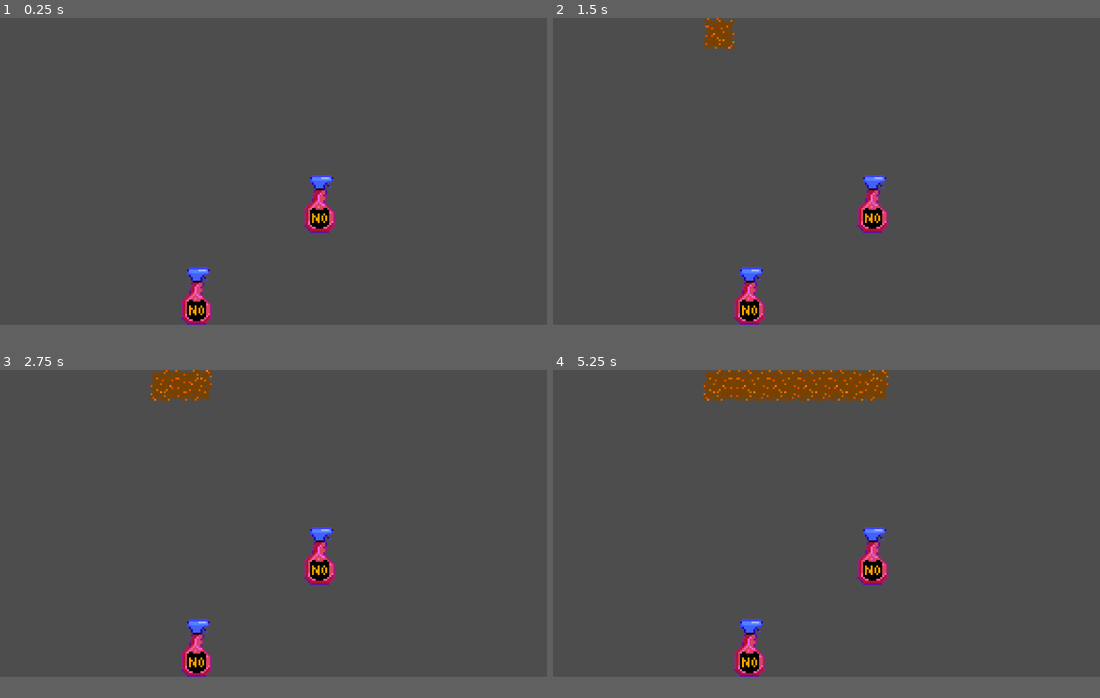
Above: before the commit, frames 1-4 (two rows, left to right).
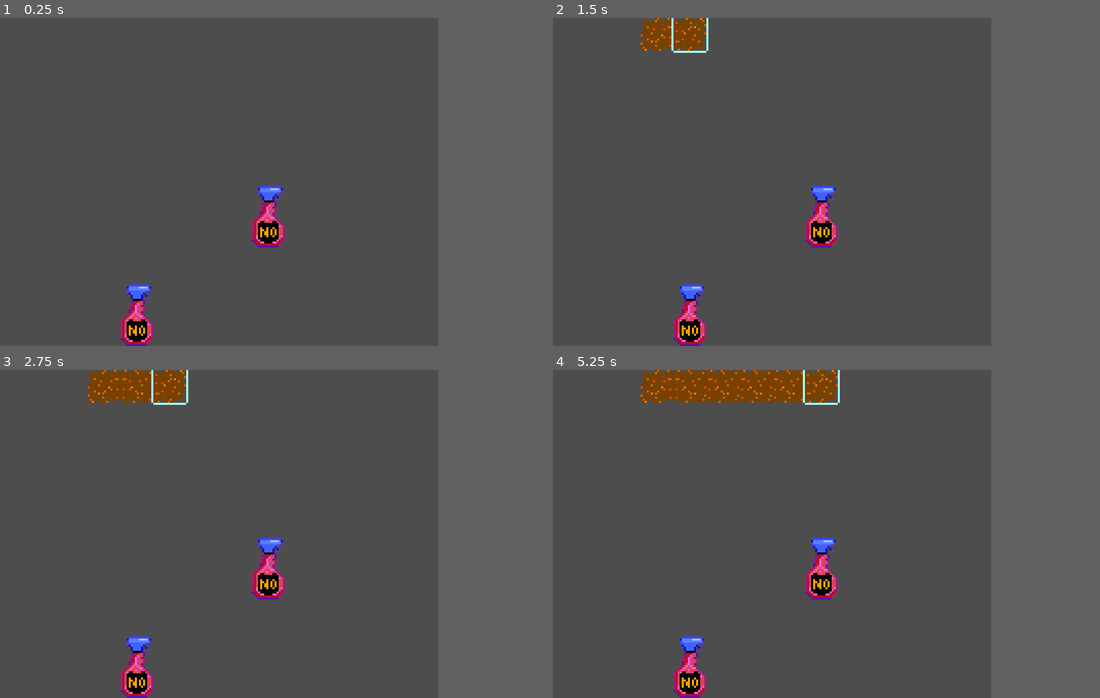
Above: after the commit, the same moments.

Repository: pmaitland/GGJ2026
Game: Godot game, scene res://scenes/main.tscn
The game is run twice, just before and just after one commit, with the same random seed, the same clock (stepped at 60 frames per second) and the same inputs.
Inputs (mouse positions are in pixels of both pictures, inside the frame that each line leads up to):
- Up to frame 1 (0.25 s): no input
- Up to frame 2 (1.5 s): tap Enter at 0.5 s; move the mouse to (689, 34) at 0.52 s; click (689, 34) at 0.67 s; tap Space at 1.25 s; move the mouse to (717, 34) at 1.27 s; click (717, 34) at 1.42 s
- Up to frame 3 (2.75 s): tap Enter at 2 s; move the mouse to (196, 386) at 2.02 s; click (196, 386) at 2.17 s
- Up to frame 4 (5.25 s): tap Space at 2.75, 4.25 s; move the mouse to (782, 386) at 2.77 s; click (782, 386) at 2.92 s; tap Enter at 3.5 s; move the mouse to (810, 386) at 3.52 s; click (810, 386) at 3.67 s; move the mouse to (842, 386) at 4.27 s; click (842, 386) at 4.42 s; move the mouse to (870, 386) at 5.02 s; click (870, 386) at 5.17 s
In our replay, the window is 799x449 before the commit and 640x480 after it. These sizes can differ from the game's own. Grey fills any space a smaller window leaves; there, only what the larger window draws over its background counts as a difference.

The runs differ from the first frame. In frame 1, 3.0% of the frame differs, in the area x 22-62%, y 47-100%; in frame 2, 4.5%; in frame 3, 4.7%; in frame 4, 5.6%, in the area x 16-62%, y 0-100%.

Commit message:
Cell outline (#19)
* first cinnimomomn

* all cinnanom

* finla cinunmin

* cell outline

* fix errors

* more fixes

Diff:
--- a/mask/project.godot
+++ b/mask/project.godot
@@ -22,6 +22,8 @@
 
 [display]
 
+window/size/viewport_width=640
+window/size/viewport_height=480
 window/size/mode=3
 
 [physics]
--- a/mask/scenes/cell.tscn
+++ b/mask/scenes/cell.tscn
@@ -1,6 +1,7 @@
 [gd_scene format=3 uid="uid://cphwh3f7snx88"]
 
 [ext_resource type="Script" uid="uid://bcmpv7tt40hav" path="res://scripts/cell.gd" id="1_0s7o3"]
+[ext_resource type="Texture2D" uid="uid://blql4h2vhj1dj" path="res://sprites/cell_outline.png" id="2_0s7o3"]
 
 [sub_resource type="RectangleShape2D" id="RectangleShape2D_0s7o3"]
 size = Vector2(16, 16)
@@ -13,4 +14,10 @@
 [node name="CollisionShape2D" type="CollisionShape2D" parent="Area2D" unique_id=1643793587]
 shape = SubResource("RectangleShape2D_0s7o3")
 
+[node name="Sprite2D" type="Sprite2D" parent="." unique_id=662295281]
+visible = false
+texture = ExtResource("2_0s7o3")
+
 [connection signal="input_event" from="Area2D" to="." method="_on_area_2d_input_event"]
+[connection signal="mouse_entered" from="Area2D" to="." method="_on_area_2d_mouse_entered"]
+[connection signal="mouse_exited" from="Area2D" to="." method="_on_area_2d_mouse_exited"]
--- a/mask/scripts/cell.gd
+++ b/mask/scripts/cell.gd
@@ -1,4 +1,7 @@
 extends Node2D
+
+
+@onready var outline: Sprite2D = $Sprite2D
 
 
 func disable() -> void:
@@ -14,3 +17,11 @@
 func _on_area_2d_input_event(_viewport: Node, _event: InputEvent, _shape_idx: int) -> void:
 	if Input.is_mouse_button_pressed(MOUSE_BUTTON_LEFT):
 		disable()
+
+
+func _on_area_2d_mouse_entered() -> void:
+	outline.visible = true
+
+
+func _on_area_2d_mouse_exited() -> void:
+	outline.visible = false
--- a/mask/scripts/grid.gd
+++ b/mask/scripts/grid.gd
@@ -148,4 +148,4 @@
 				sprite_cell = Vector2(5, 3)
 		elif w:
 			sprite_cell = Vector2(6, 3)
-		cinnamon.set_cell(cell, 0, sprite_cell)
+		cinnamon.set_cell(cell, 1, sprite_cell)
--- a/mask/scripts/level.gd
+++ b/mask/scripts/level.gd
@@ -7,9 +7,9 @@
 	var type: Level.AntType
 	var count: int
 
-	func _init(type: Level.AntType, count: int):
-		self.type = type
-		self.count = count
+	func _init(t: Level.AntType, c: int):
+		self.type = t
+		self.count = c
 
 
 class AntHoard:
@@ -17,8 +17,8 @@
 	var current_group: int = 0
 	var count_in_group: int = 0
 
-	func _init(groups: Array[AntGroup]):
-		self.groups = groups
+	func _init(g: Array[AntGroup]):
+		self.groups = g
 
 	func should_continue():
 		return (current_group < groups.size())
--- a/mask/sprites/cinnamon/cinnamon.tres
+++ b/mask/sprites/cinnamon/cinnamon.tres
@@ -28,4 +28,4 @@
 6:3/0 = 0
 
 [resource]
-sources/0 = SubResource("TileSetAtlasSource_ro3w2")
+sources/1 = SubResource("TileSetAtlasSource_kbtng")
Not shown: 1 places in mask/scenes/tower.tscn that only renumber resources
Binary file changed: mask/sprites/cell_outline.png
Not shown: 1 places in mask/sprites/cinnamon/cinnamon.tres that only renumber resources
